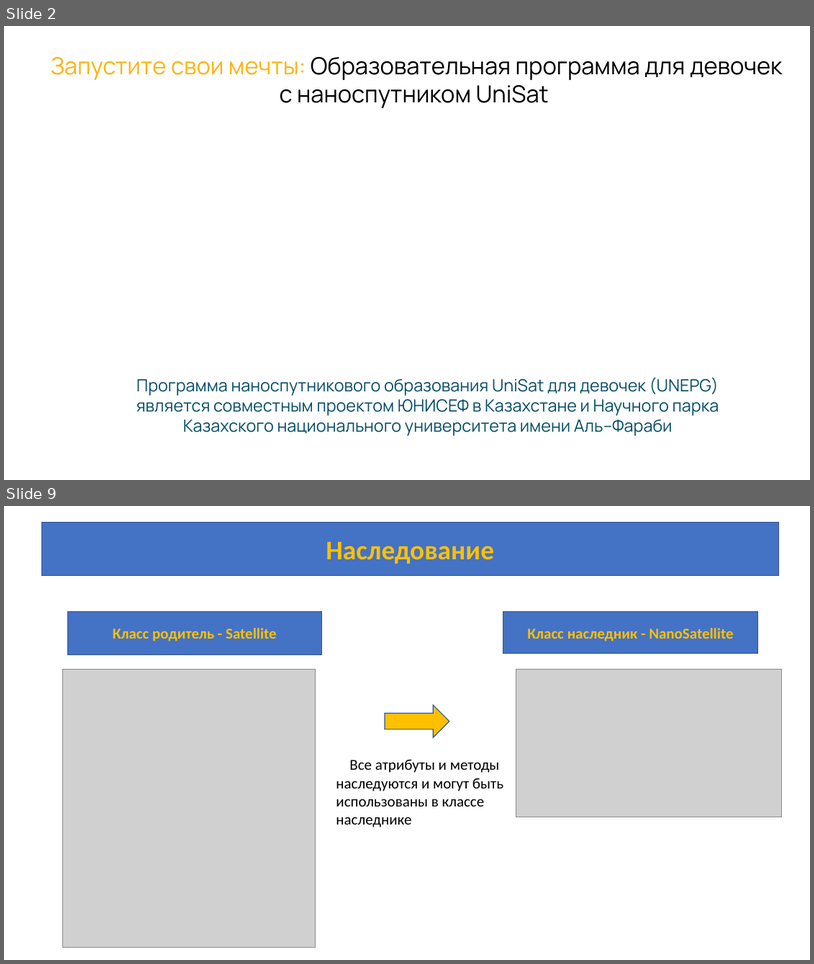
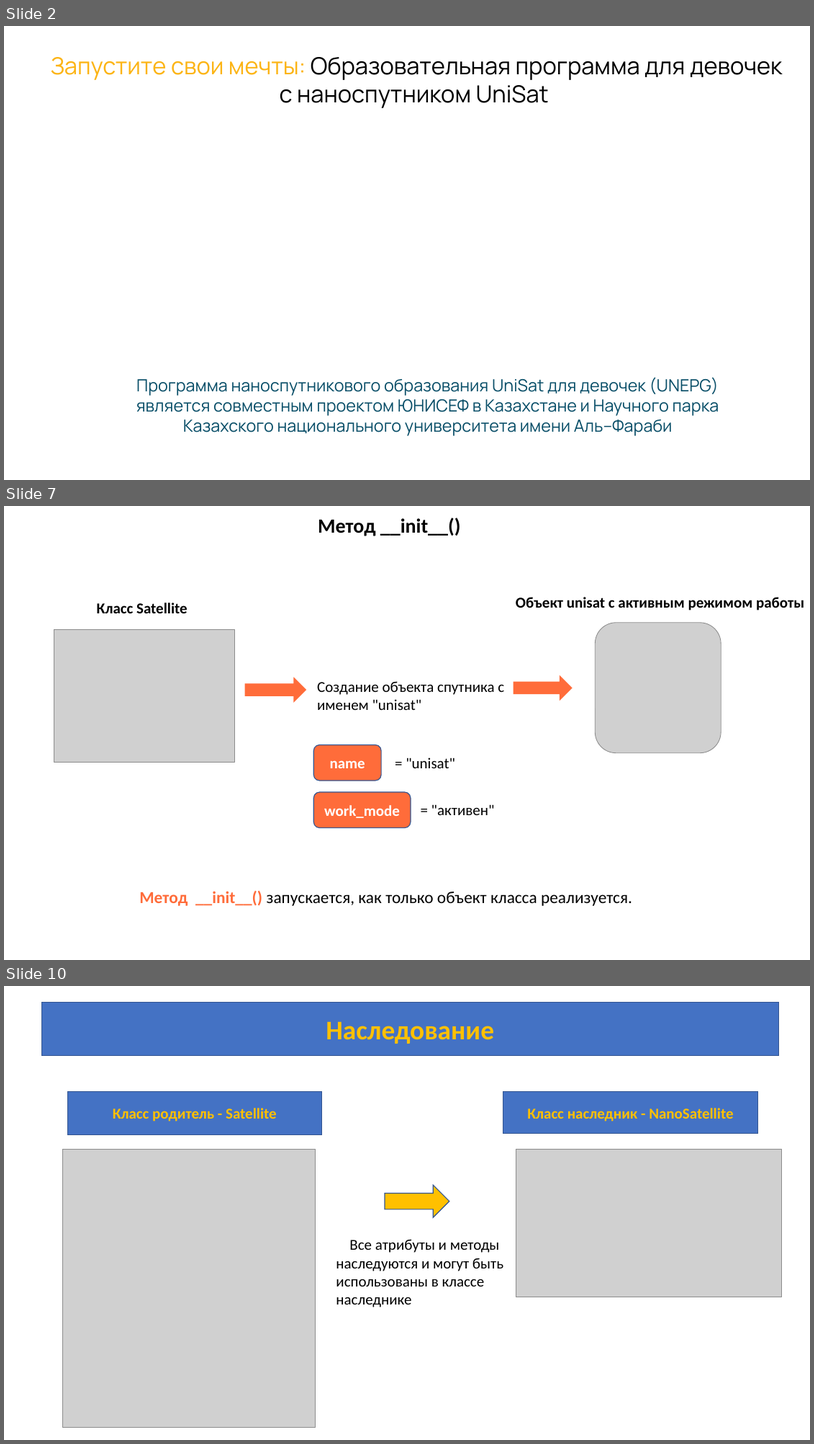
Before and after one commit to azamat7087/python_lessons_ver.2, a slide deck: lesson 7/Lesson_7.pptx. Shown one above the other, each under a label of ours: slides 2 and 9 before the commit, slides 2, 7 and 10 after it; the slides between them are not shown. The pictures are 814x964 and 814x1444 pixels, drawn with LibreOffice and Linux fonts; fonts in the diff are those of the drawing; grey boxes stand for pictures; background and template pictures are left out. Boxes give left, top, right and bottom in pixels: in the first picture for what was removed or moved away, otherwise in the second. Text is boxed around its words. In the diff, an @@ line names an element or a change of style, - is before the commit and + after.

```diff
--- a/lesson 7/Lesson_7.pptx
+++ b/lesson 7/Lesson_7.pptx
@@ slide 7 added at <box>4,506,810,960</box>, background #FFFFFF @@
@@ text added at <box>318,518,461,536</box>, 24 pt, text #000000, bold @@
+Метод __init__()
@@ text added at <box>97,602,188,613</box>, 18 pt, text #000000, bold @@
+Класс Satellite
@@ text added at <box>516,597,805,610</box>, 18 pt, text #000000, bold @@
+Объект unisat с активным режимом работы
@@ picture added at <box>54,629,235,762</box> @@
@@ picture added at <box>596,623,721,753</box> @@
@@ right arrow added at <box>245,678,306,701</box>, fill #FF6C3A, outline #FF6C3A 1 pt @@
@@ right arrow added at <box>514,676,572,700</box>, fill #FF6C3A, outline #FF6C3A 1 pt @@
@@ text added at <box>317,681,504,710</box>, 18 pt, text #000000 @@
+Создание объекта спутника с именем "unisat"
@@ rounded rectangle added at <box>314,745,381,780</box>, fill #FF6C3A, outline #325491 1 pt, 18 pt, text #FFFFFF, bold @@
+name
@@ text added at <box>406,757,455,768</box>, 18 pt, text #000000 @@
+= "unisat"
@@ rounded rectangle added at <box>314,792,411,828</box>, fill #FF6C3A, outline #325491 1 pt, 18 pt, text #FFFFFF, bold @@
+work_mode
@@ text added at <box>432,804,495,815</box>, 18 pt, text #000000 @@
+= "активен"
@@ text added at <box>139,890,633,906</box>, 20 pt, text #000000 @@
+Метод __init__() запускается, как только объект класса реализуется.
@@ what was slide 9 is now slide 10 @@
```
Also in this commit, not shown: 1 slide changed, 6 other slides added.
